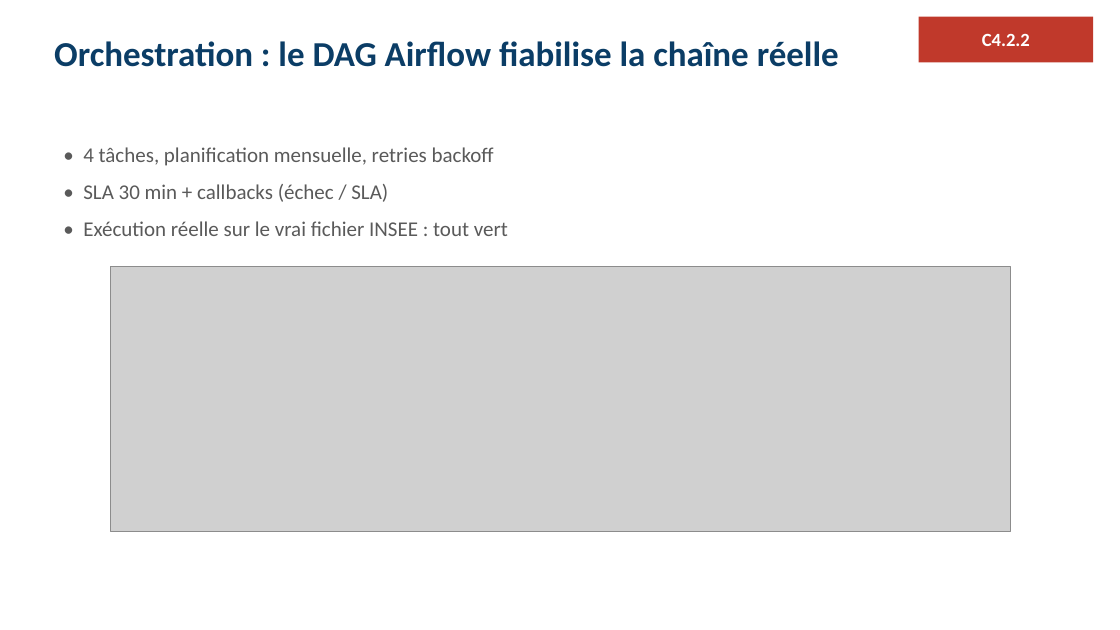
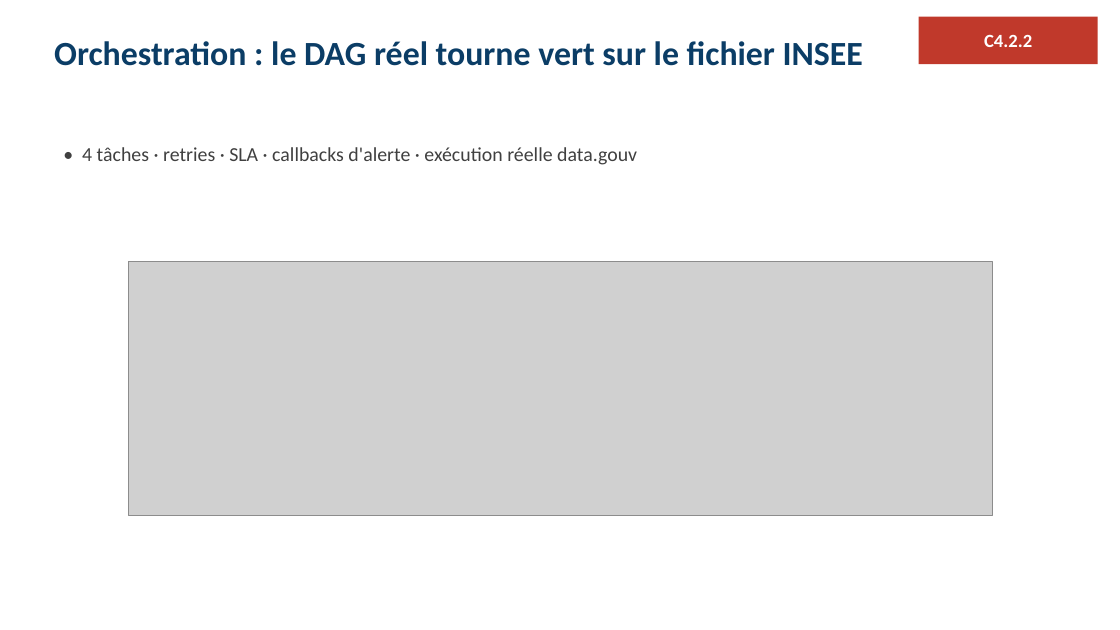
Before and after one commit to ratpiGene/ELT-Eckert, a slide deck: slide 9 of soutenance/support_eckert.pptx (slide 25 before the commit). Drawn at 1120x630 pixels with LibreOffice and Linux fonts; fonts in the diff are those of the drawing; grey boxes stand for pictures. Boxes give left, top, right and bottom in pixels: in the first picture for what was removed or moved away, otherwise in the second. Text is boxed around its words. In the diff, an @@ line names an element or a change of style, - is before the commit and + after.

```diff
--- a/soutenance/support_eckert.pptx
+++ b/soutenance/support_eckert.pptx
@@ rectangle "C4.2.2": place and size @@
-rectangle "C4.2.2" at (919,17,1094,63)
+rectangle "C4.2.2" at (919,17,1098,65)
@@ text at (54,41,863,66): text changed; size 30 to 29 pt @@
-Orchestration : le DAG Airflow fiabilise la chaîne réelle
+Orchestration : le DAG réel tourne vert sur le fichier INSEE
@@ text at (82,147,637,165): text changed; size 18 to 17 pt; text colour #5A5A5A to #404040 @@
-• 4 tâches, planification mensuelle, retries backoff
-• SLA 30 min + callbacks (échec / SLA)
-• Exécution réelle sur le vrai fichier INSEE : tout vert
+• 4 tâches · retries · SLA · callbacks d'alerte · exécution réelle data.gouv
@@ picture: place and size @@
-picture at (110,266,1011,531)
+picture at (129,262,992,516)
```
Also in this commit, not shown: 19 other slides changed, 28 slides removed, 2 other files.
